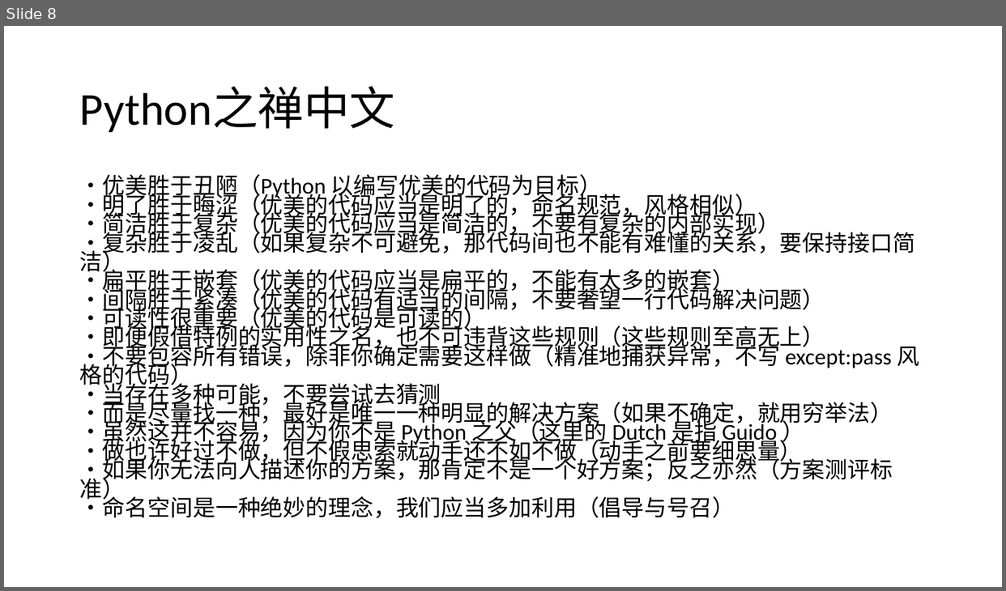
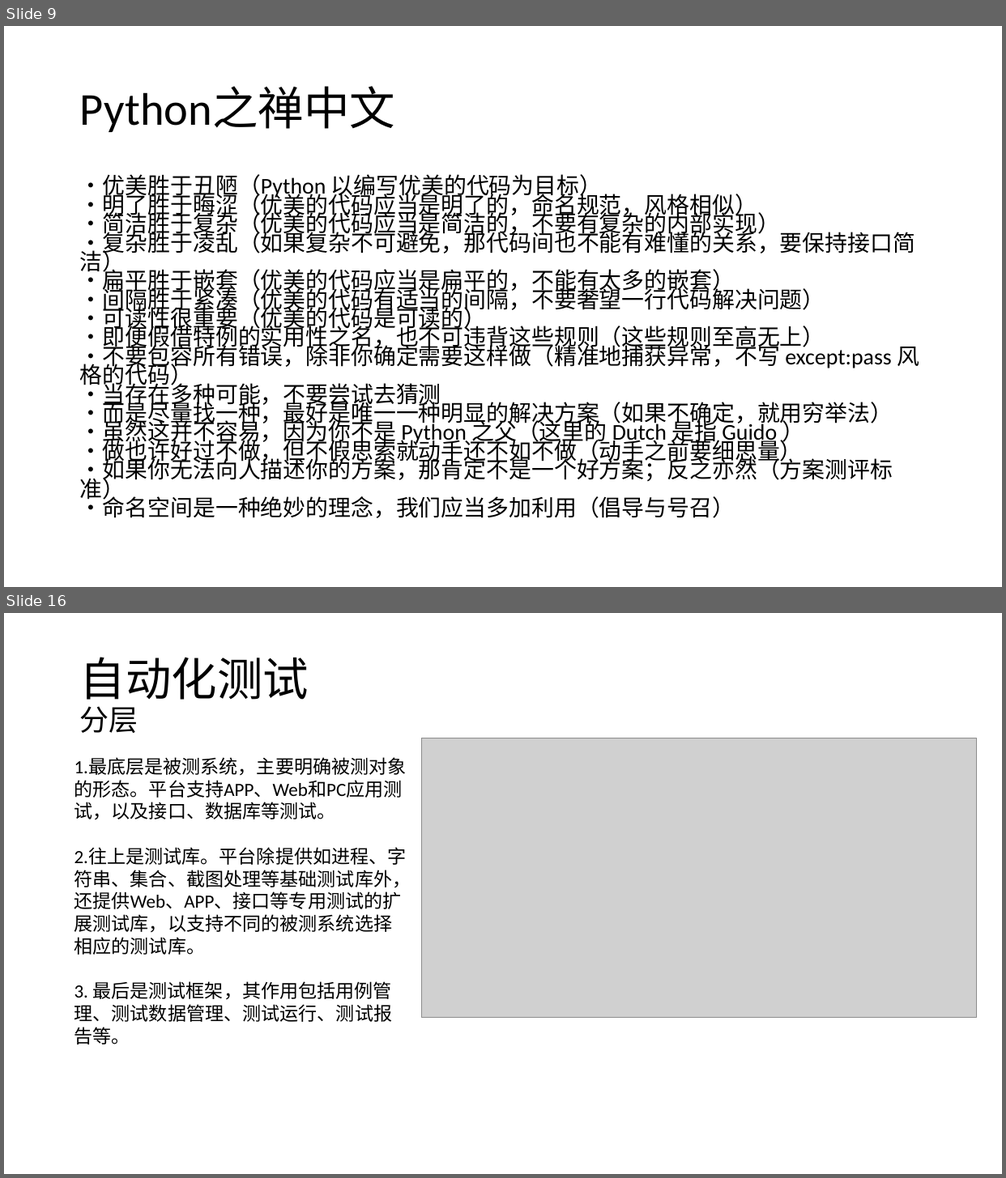
Before and after one commit to gougjp/test_auto, a slide deck: Python和自动化测试.pptx. Shown one above the other, each under a label of ours: slide 8 before the commit, slides 9 and 16 after it; the slides between them are not shown. The pictures are 1006x591 and 1006x1178 pixels, drawn with LibreOffice and Linux fonts; fonts in the diff are those of the drawing; grey boxes stand for pictures. Boxes give left, top, right and bottom in pixels: in the first picture for what was removed or moved away, otherwise in the second. Text is boxed around its words. In the diff, an @@ line names an element or a change of style, - is before the commit and + after.

```diff
--- a/Python和自动化测试.pptx
+++ b/Python和自动化测试.pptx
@@ slide 16 added at [4,613,1002,1174], background #FFFFFF @@
@@ title added at [80,657,309,733], 44 pt, text #000000 @@
+自动化测试
+分层
@@ text added at [74,757,411,1045], 18 pt, text #000000 @@
+1.最底层是被测系统，主要明确被测对象的形态。平台支持APP、Web和PC应用测试，以及接口、数据库等测试。
+2.往上是测试库。平台除提供如进程、字符串、集合、截图处理等基础测试库外，还提供Web、APP、接口等专用测试的扩展测试库，以支持不同的被测系统选择相应的测试库。
+3. 最后是测试框架，其作用包括用例管理、测试数据管理、测试运行、测试报告等。
@@ picture added at [422,738,978,1017] @@
@@ what was slide 8 is now slide 9 @@
```
Also in this commit, not shown: 4 slides changed, 6 other slides added.
